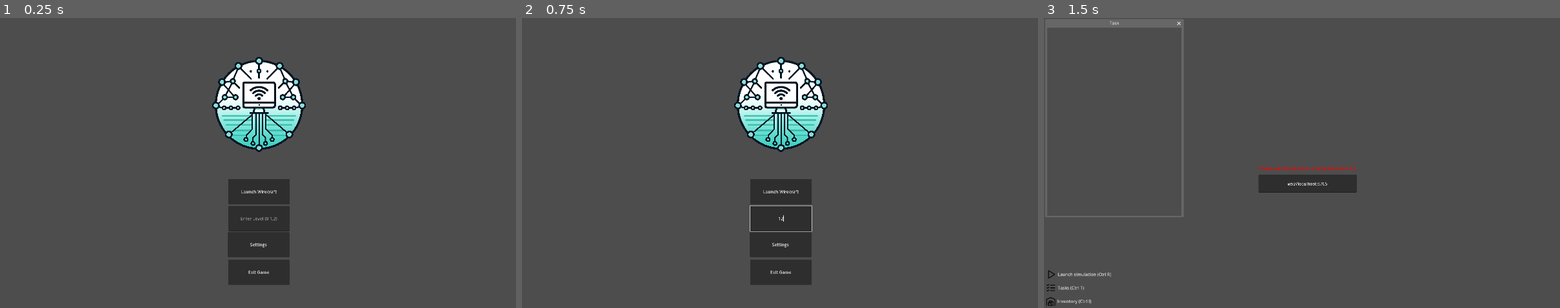
Above: before the commit, frames 1-3 (left to right).
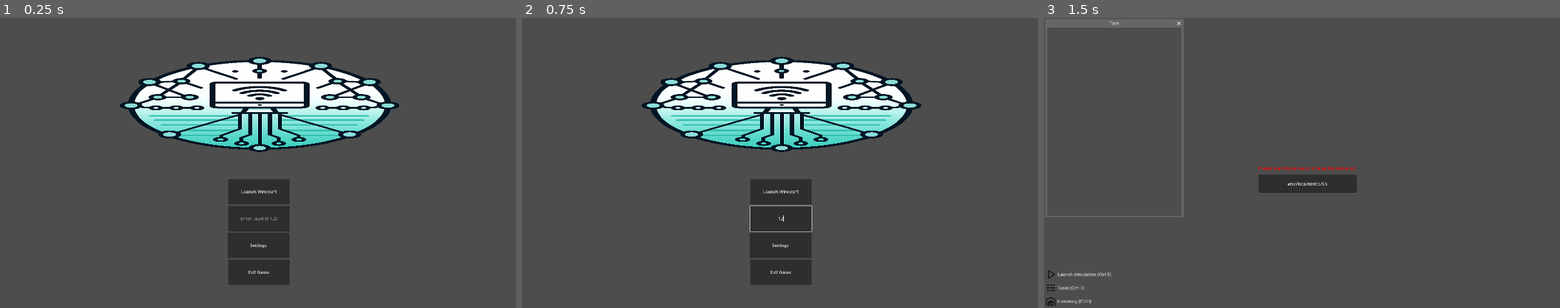
Above: after the commit, the same moments.

Repository: wirecraft-team/wirecraft
Game: Godot game, scene res://scenes/Menu.tscn
The game is run twice, just before and just after one commit, with the same random seed, the same clock (stepped at 60 frames per second) and the same inputs.
Inputs (mouse positions are in pixels of both pictures, inside the frame that each line leads up to):
- Up to frame 1 (0.25 s): no input
- Up to frame 2 (0.75 s): click (780, 218) at 0.52 s; type "12" at 0.6 s
- Up to frame 3 (1.5 s): click "Launch Wirecraft" at 1.25 s

The runs differ from the first frame. In frame 1, 11% of the frame differs, in the area x 23-78%, y 13-83%; in frame 2, 11%; in frame 3, nothing differs.

Commit message:
feat: new logo on main menu

Diff:
--- a/godot/scenes/Menu.tscn
+++ b/godot/scenes/Menu.tscn
@@ -23,9 +23,9 @@
 [node name="Button2" type="Button" parent="."]
 layout_mode = 0
 offset_left = 848.0
-offset_top = 797.0
+offset_top = 800.0
 offset_right = 1077.0
-offset_bottom = 891.0
+offset_bottom = 894.0
 text = "Settings"
 
 [node name="Button3" type="Button" parent="."]
@@ -47,10 +47,10 @@
 
 [node name="TextureRect" type="TextureRect" parent="."]
 layout_mode = 0
-offset_left = 759.102
-offset_top = 119.949
-offset_right = 1167.1
-offset_bottom = 527.949
+offset_left = 357.0
+offset_top = 120.0
+offset_right = 1570.0
+offset_bottom = 528.0
 texture = ExtResource("2_upctu")
 expand_mode = 1
 
Not shown, added: godot/assets/wirecraft-logo.svg
Not shown, added: godot/assets/wirecraft-logo.svg.import
